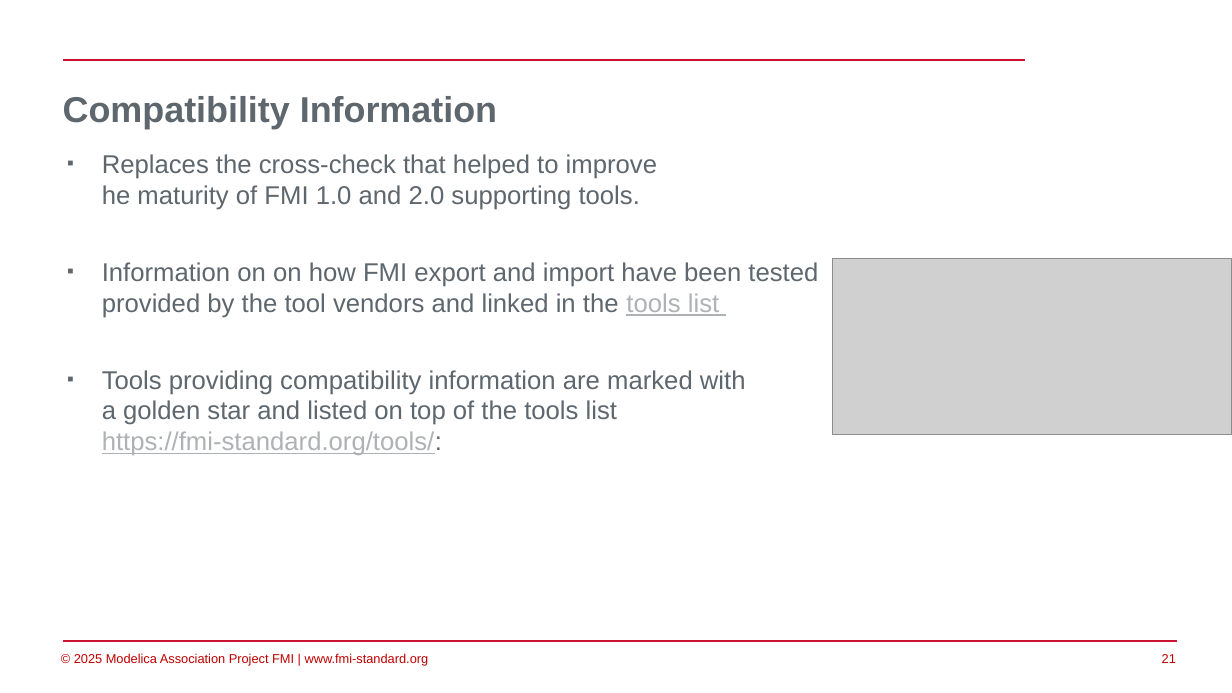
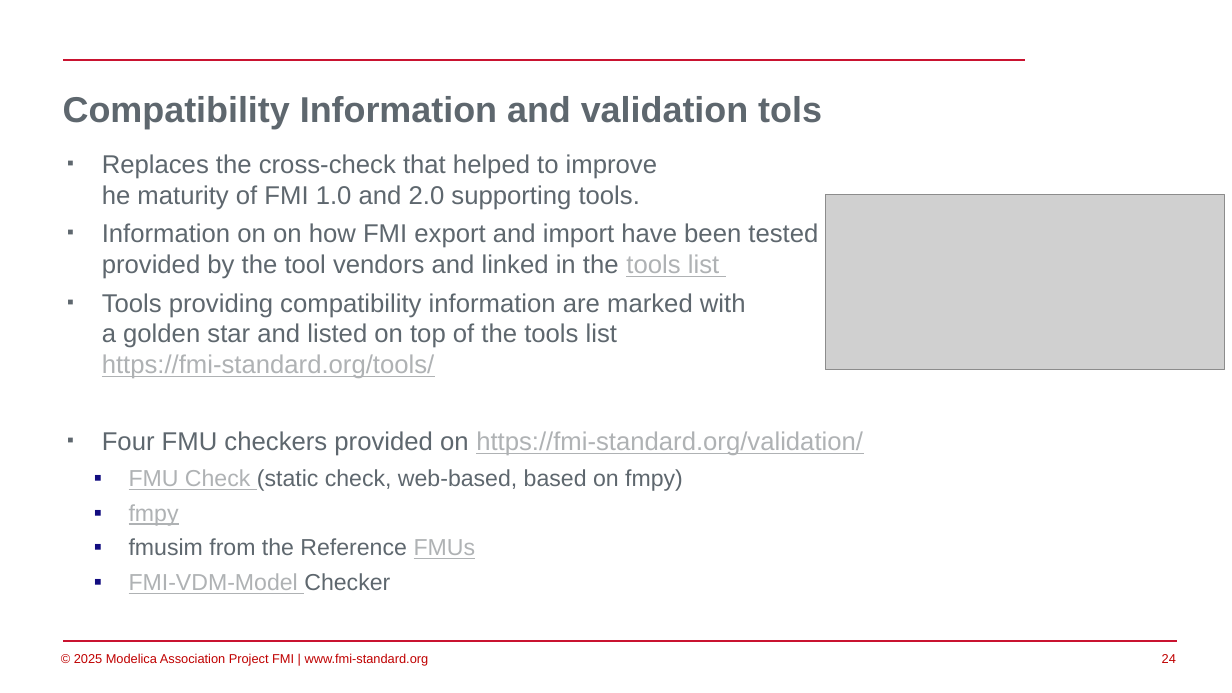
Before and after one commit to modelica/fmi-beginners-tutorial-2025, a slide deck: slide 24 of part1/Introduction-to-FMI.pptx (slide 21 before the commit). Drawn at 1232x693 pixels with LibreOffice and Linux fonts; fonts in the diff are those of the drawing; grey boxes stand for pictures; background and template pictures are left out. Boxes give left, top, right and bottom in pixels: in the first picture for what was removed or moved away, otherwise in the second. Text is boxed around its words. In the diff, an @@ line names an element or a change of style, - is before the commit and + after.

```diff
--- a/part1/Introduction-to-FMI.pptx
+++ b/part1/Introduction-to-FMI.pptx
@@ title at box(63, 96, 822, 129): text changed @@
-Compatibility Information
+Compatibility Information and validation tols
@@ picture: place and size @@
-picture at box(833, 259, 1232, 434)
+picture at box(825, 194, 1226, 370)
@@ text at box(102, 293, 863, 594): text changed @@
-▪ Tools providing compatibility information are marked with
-  a golden star and listed on top of the tools list
-  https://fmi-standard.org/tools/:
+▪ Tools providing compatibility information are marked with
+  a golden star and listed on top of the tools list
+  https://fmi-standard.org/tools/
+▪ Four FMU checkers provided on https://fmi-standard.org/validation/
+  ▪ FMU Check (static check, web-based, based on fmpy)
+  ▪ fmpy
+  ▪ fmusim from the Reference FMUs
+  ▪ FMI-VDM-Model Checker
@@ page number at box(1162, 654, 1176, 663): text changed @@
-21
+24
```
Also in this commit, not shown: 1 other slide changed, 3 slides added.
